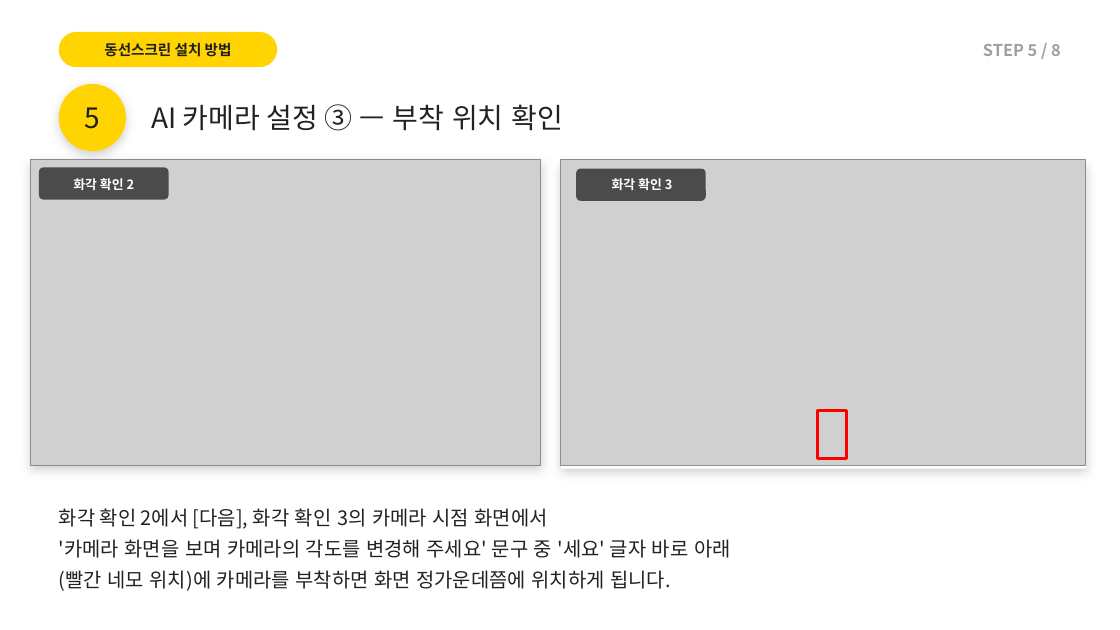
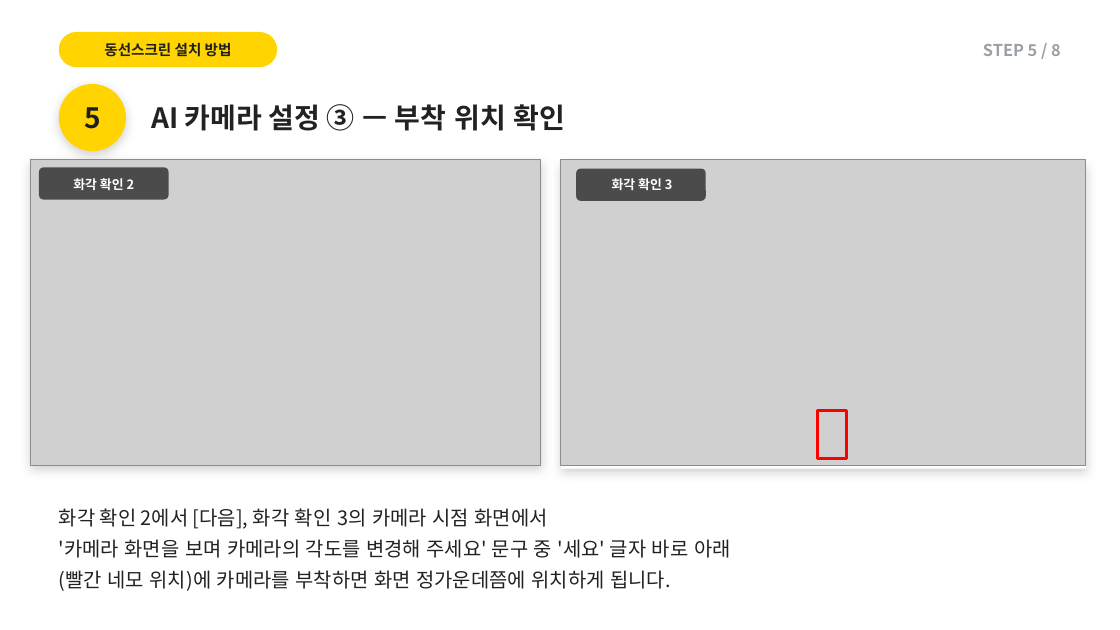
Before and after one commit to alsdn2947/ars, a slide deck: slide 10 of 이마트_AI카메라_설치매뉴얼.pptx. Drawn at 1120x630 pixels with LibreOffice and Linux fonts; fonts in the diff are those of the drawing; grey boxes stand for pictures. Boxes give left, top, right and bottom in pixels: in the first picture for what was removed or moved away, otherwise in the second. Text is boxed around its words. In the diff, an @@ line names an element or a change of style, - is before the commit and + after.

```diff
--- a/이마트_AI카메라_설치매뉴얼.pptx
+++ b/이마트_AI카메라_설치매뉴얼.pptx
@@ text "5" at (x1=84, y1=107, x2=101, y2=129): bold on @@
@@ text "AI 카메라 설정 ③ — ..." at (x1=151, y1=104, x2=566, y2=131): bold on @@
```
Also in this commit, not shown: 23 other slides changed.
